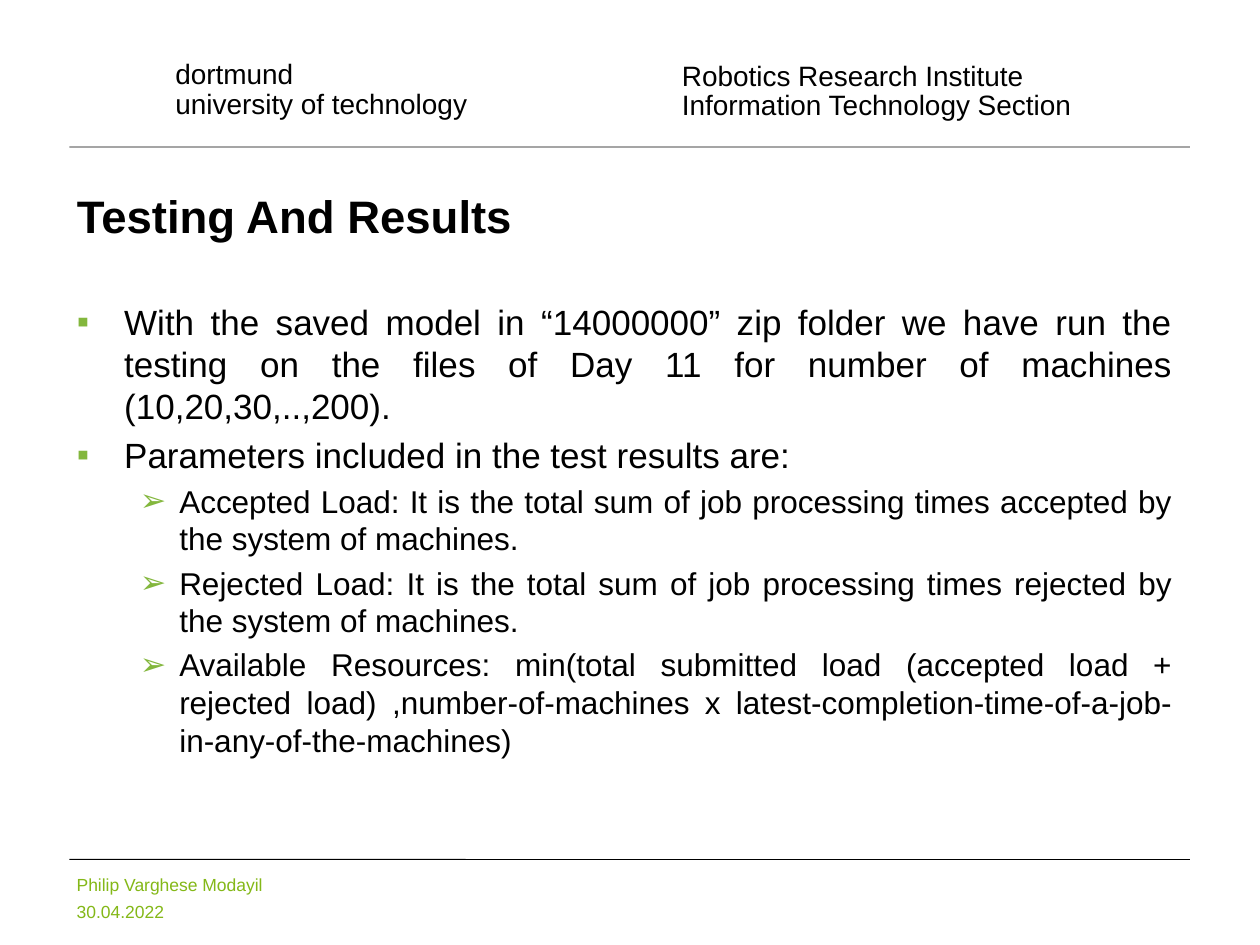
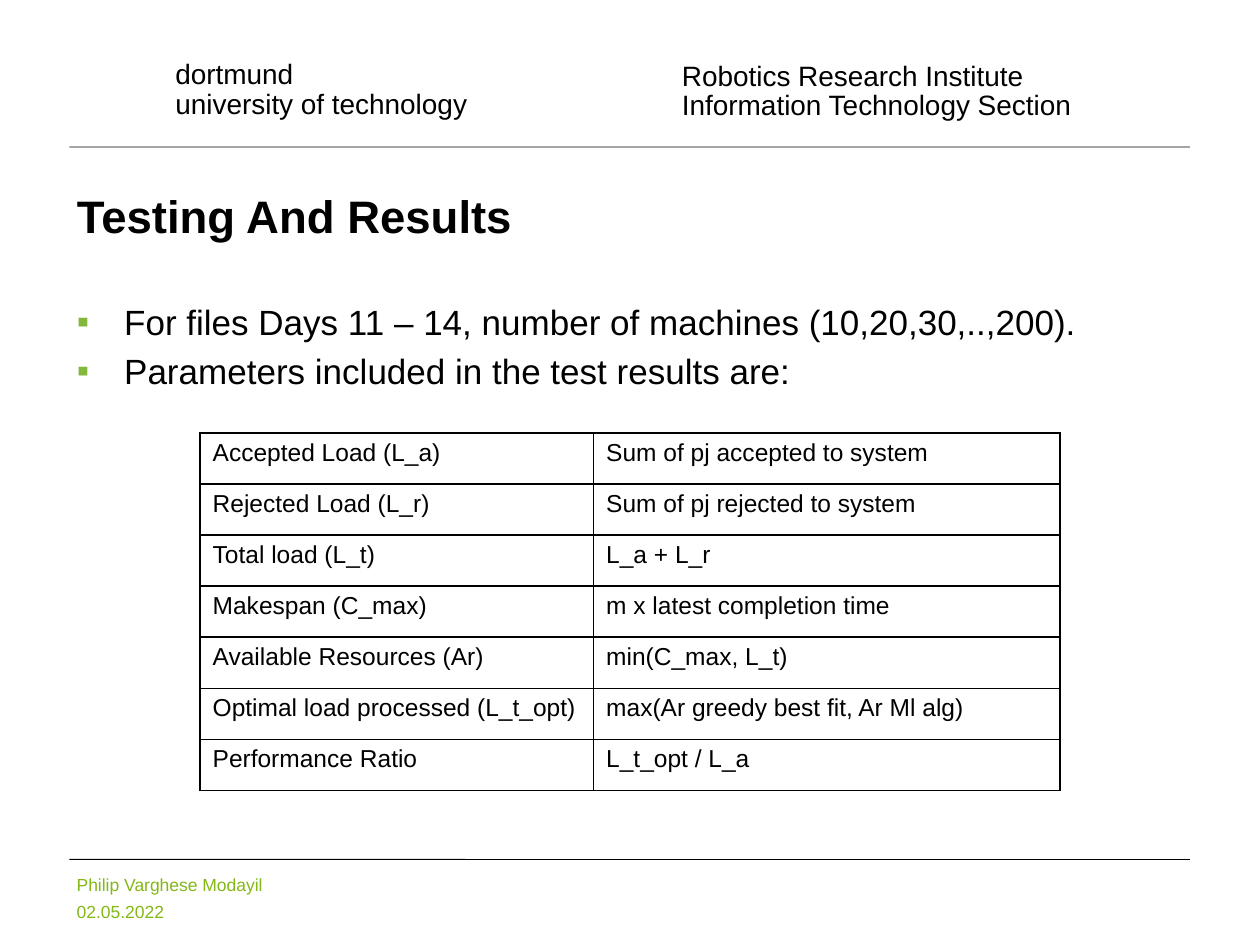
Before and after one commit to pvmodayil/Online-Immediate-Commitment-Job-Scheduling-A-Machine-Learning-Approach, a slide deck: slide 24 of Online Immediate Commitment Job Scheduling A Machine Learning Approach.pptx (slide 23 before the commit). Drawn at 1260x945 pixels with LibreOffice and Linux fonts; fonts in the diff are those of the drawing; background and template pictures are left out. Boxes give left, top, right and bottom in pixels: in the first picture for what was removed or moved away, otherwise in the second. Text is boxed around its words. In the diff, an @@ line names an element or a change of style, - is before the commit and + after.

```diff
--- a/Online Immediate Commitment Job Scheduling A Machine Learning Approach.pptx
+++ b/Online Immediate Commitment Job Scheduling A Machine Learning Approach.pptx
@@ text at (x1=124, y1=309, x2=1076, y2=342): text changed @@
-▪ With the saved model in “14000000” zip folder we have run the testing on the files of Day 11 for number of machines (10,20,30,..,200).
+▪ For files Days 11 – 14, number of machines (10,20,30,..,200).
@@ table added at (x1=200, y1=433, x2=1060, y2=828), 7 rows, 2 columns @@
+Accepted Load (L_a) | Sum of pj accepted to system
+Rejected Load (L_r) | Sum of pj rejected to system
+Total load (L_t) | L_a + L_r
+Makespan (C_max) | m x latest completion time
+Available Resources (Ar) | min(C_max, L_t)
+Optimal load processed (L_t_opt) | max(Ar greedy best fit, Ar Ml alg)
+Performance Ratio | L_t_opt / L_a
@@ text at (x1=179, y1=490, x2=1172, y2=758): paragraphs removed @@
-  ➢ Accepted Load: It is the total sum of job processing times accepted by the system of machines.
-  ➢ Rejected Load: It is the total sum of job processing times rejected by the system of machines.
-  ➢ Available Resources: min(total submitted load (accepted load + rejected load) ,number-of-machines x latest-completion-time-of-a-job-in-any-of-the-machines)
@@ text at (x1=77, y1=905, x2=164, y2=918): text changed @@
-30.04.2022
+02.05.2022
```
Also in this commit, not shown: 23 other slides changed, 10 slides added, 8 slides removed.
